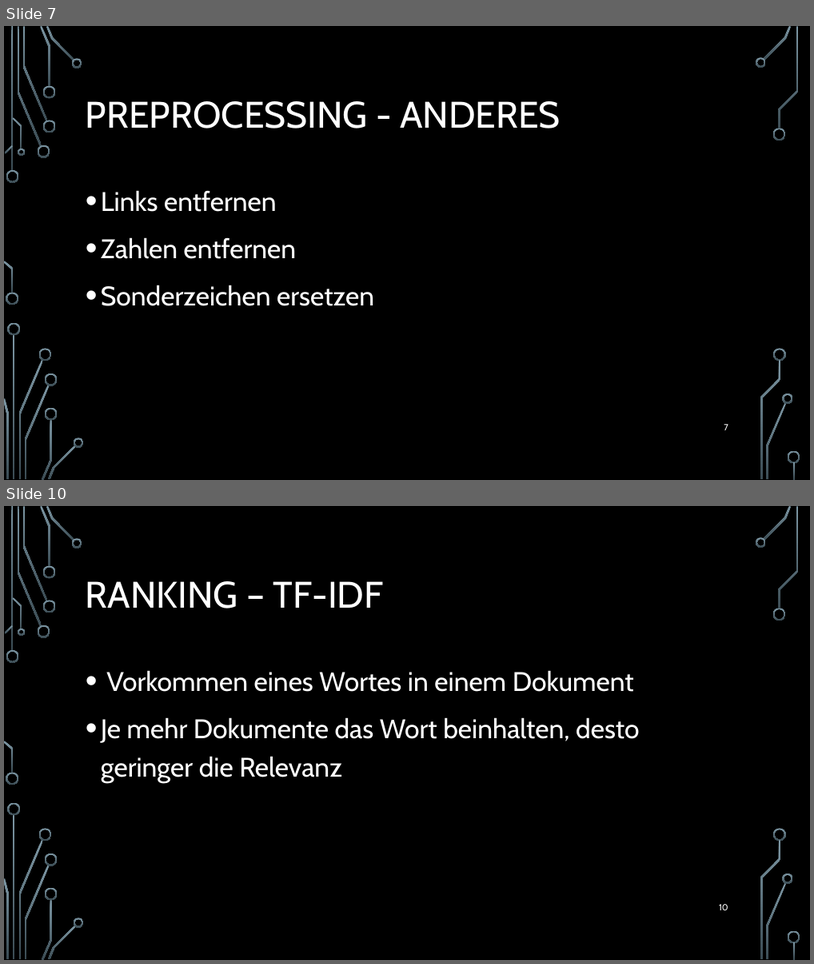
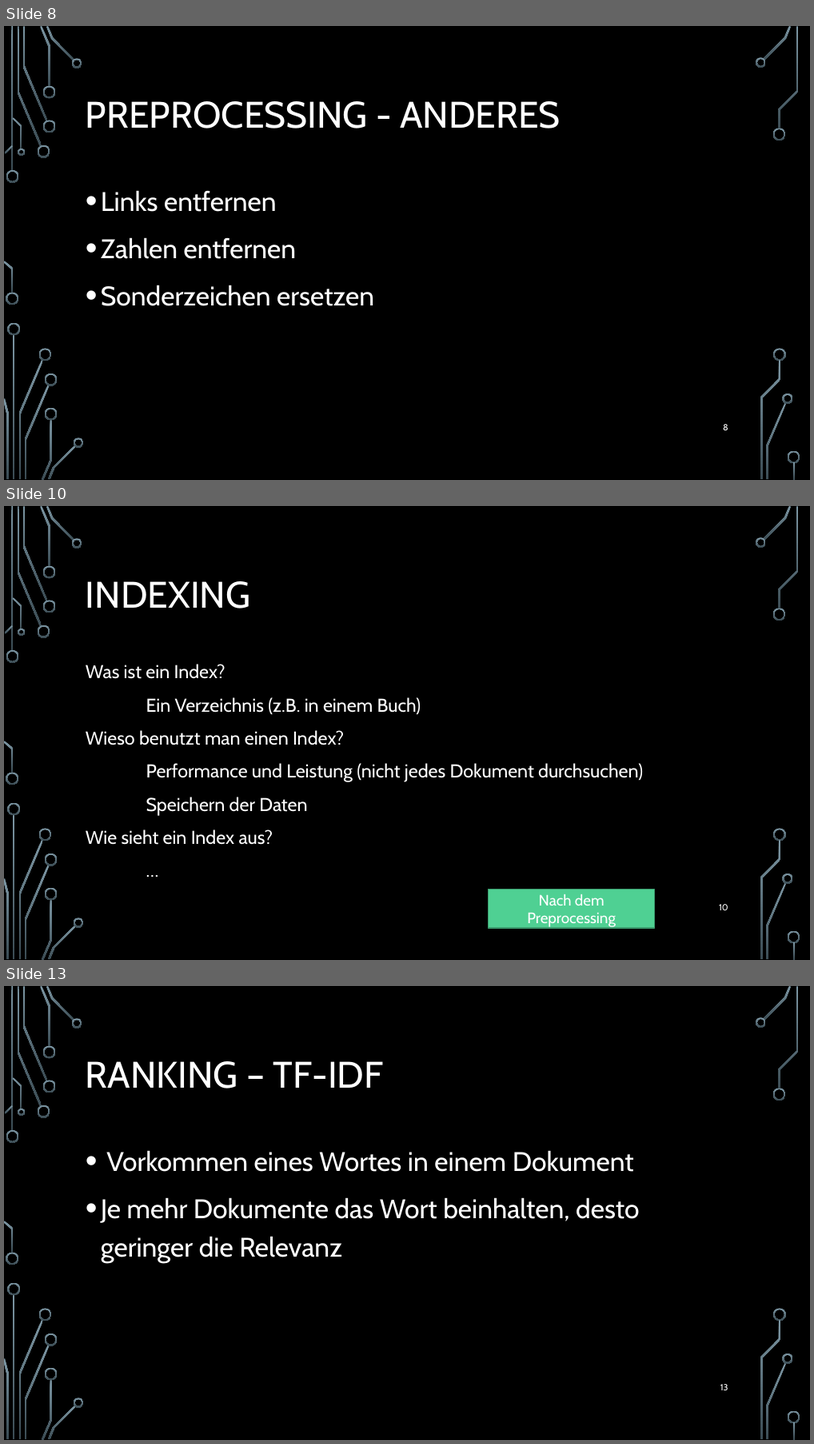
Before and after one commit to TPrime001/Grundgesetz, a slide deck: pres/Information Retrieval.pptx. Shown one above the other, each under a label of ours: slides 7 and 10 before the commit, slides 8, 10 and 13 after it; the slides between them are not shown. The pictures are 814x964 and 814x1444 pixels, drawn with LibreOffice and Linux fonts; fonts in the diff are those of the drawing; background and template pictures are left out. Boxes give left, top, right and bottom in pixels: in the first picture for what was removed or moved away, otherwise in the second. Text is boxed around its words. In the diff, an @@ line names an element or a change of style, - is before the commit and + after.

```diff
--- a/pres/Information Retrieval.pptx
+++ b/pres/Information Retrieval.pptx
@@ slide 10 added at [4, 506, 810, 960], background picture (left out); not listed: 36 template elements that a slide beside it also shows @@
@@ title added at [86, 581, 250, 608], 44 pt, text #FFFFFF @@
+INDEXING
@@ text added at [86, 664, 643, 844], 22.2 pt, text #FFFFFF @@
+Was ist ein Index?
+Ein Verzeichnis (z.B. in einem Buch)
+Wieso benutzt man einen Index?
+Performance und Leistung (nicht jedes Dokument durchsuchen)
+Speichern der Daten
+Wie sieht ein Index aus?
+…
@@ rectangle added at [489, 889, 655, 928], fill #4FD093, outline #3A9A6D 1.25 pt, 18 pt, text #FFFFFF @@
+Nach dem Preprocessing
@@ page number added at [719, 904, 729, 910], 10.5 pt, text #FFFFFF @@
+10
@@ what was slide 7 is now slide 8 @@
@@ page number at [723, 424, 729, 430]: text changed @@
-7
+8
@@ what was slide 10 is now slide 13 @@
@@ page number at [721, 1384, 729, 1390]: text changed @@
-10
+13
```
Also in this commit, not shown: 6 slides changed, 6 other slides added, 2 slides removed, 1 other file.
